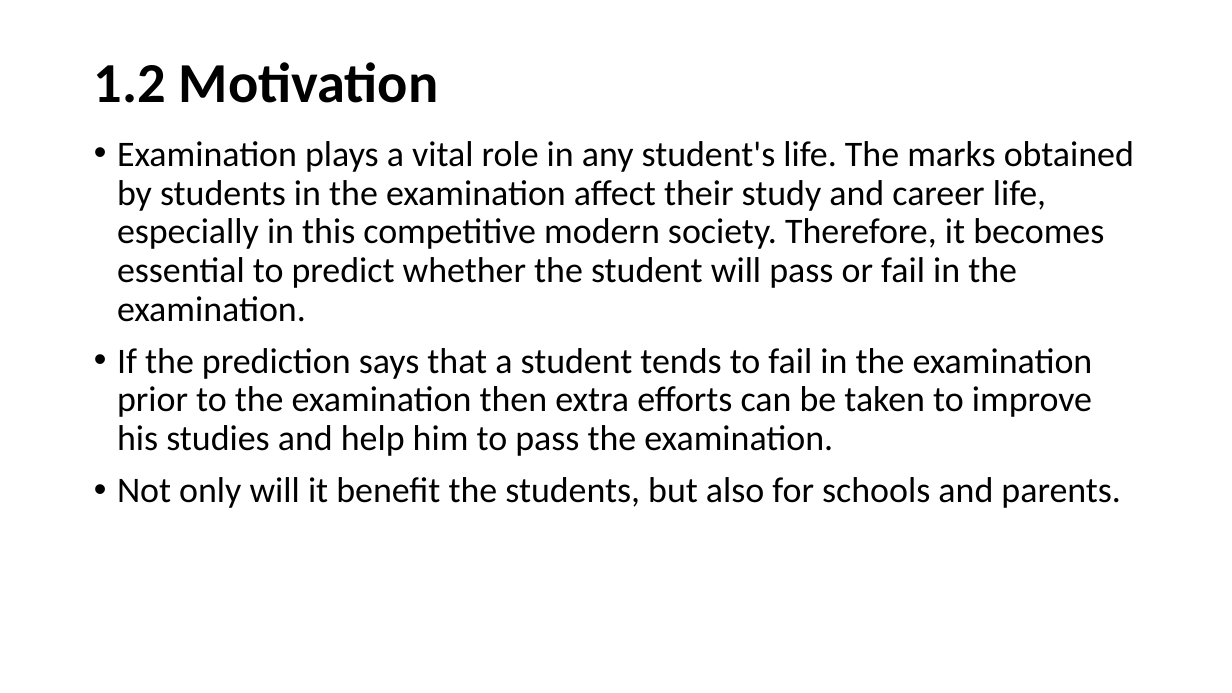
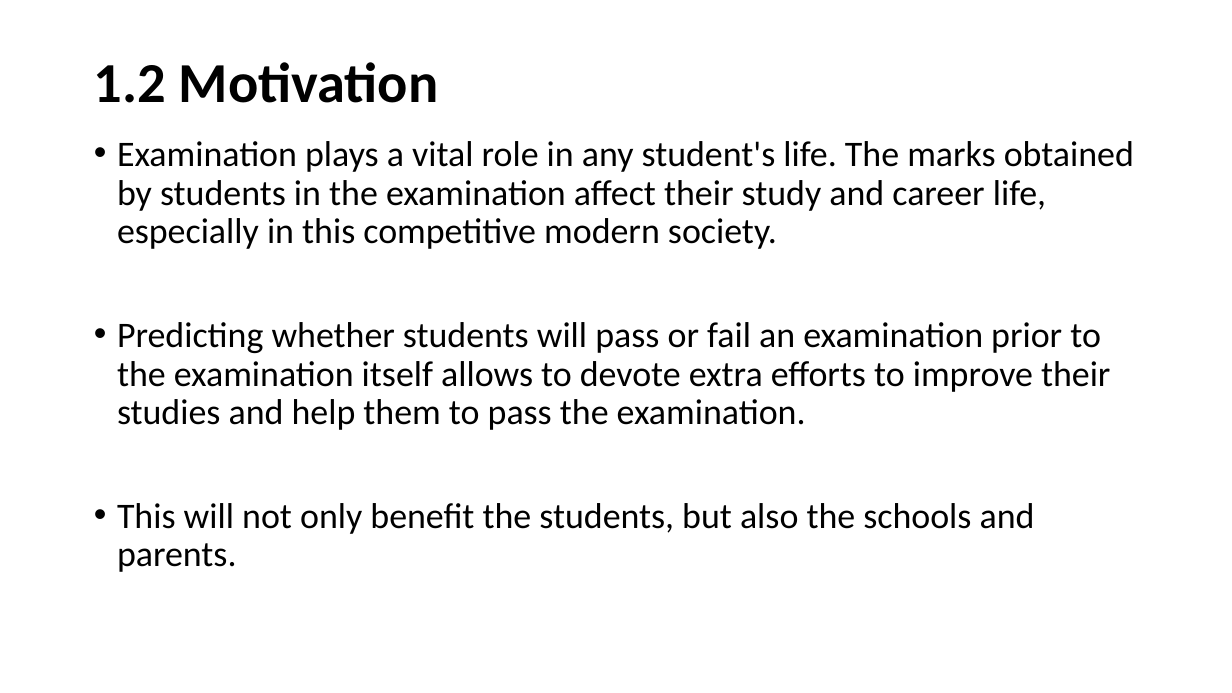
Before and after one commit to Rena-zhou/IFN702, a slide deck: slide 5 of Project presentation (presentation)- zhiying.pptx. Drawn at 1232x693 pixels with LibreOffice and Linux fonts; fonts in the diff are those of the drawing. Boxes give left, top, right and bottom in pixels: in the first picture for what was removed or moved away, otherwise in the second. Text is boxed around its words. In the diff, an @@ line names an element or a change of style, - is before the commit and + after.

```diff
--- a/Project presentation (presentation)- zhiying.pptx
+++ b/Project presentation (presentation)- zhiying.pptx
@@ text at box(117, 141, 1134, 572): text changed @@
-• Examination plays a vital role in any student's life. The marks obtained by students in the examination affect their study and career life, especially in this competitive modern society. Therefore, it becomes essential to predict whether the student will pass or fail in the examination.
-• If the prediction says that a student tends to fail in the examination prior to the examination then extra efforts can be taken to improve his studies and help him to pass the examination.
-• Not only will it benefit the students, but also for schools and parents.
+• Examination plays a vital role in any student's life. The marks obtained by students in the examination affect their study and career life, especially in this competitive modern society.
+• Predicting whether students will pass or fail an examination prior to the examination itself allows to devote extra efforts to improve their studies and help them to pass the examination.
+• This will not only benefit the students, but also the schools and parents.
```
Also in this commit, not shown: 6 other slides changed.
